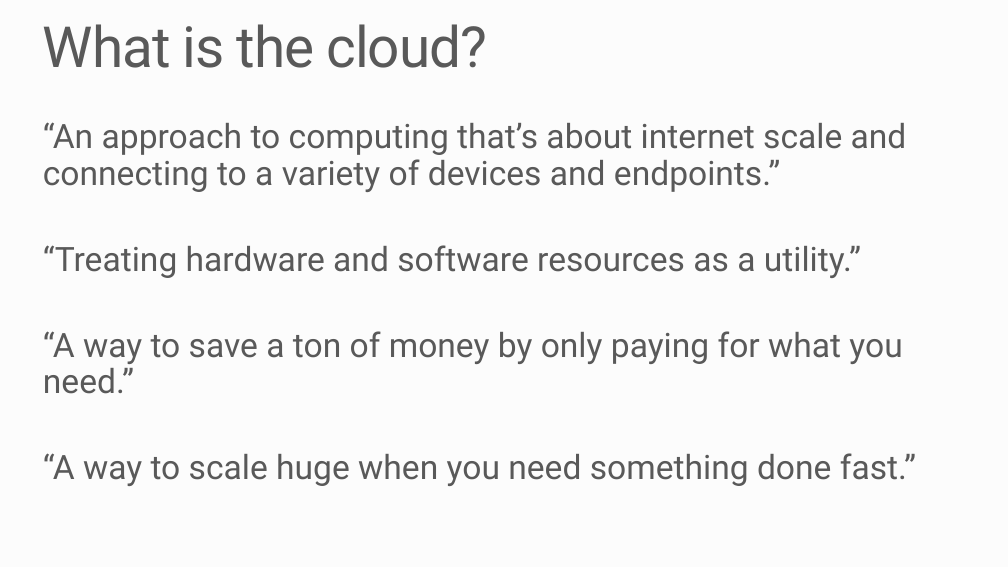
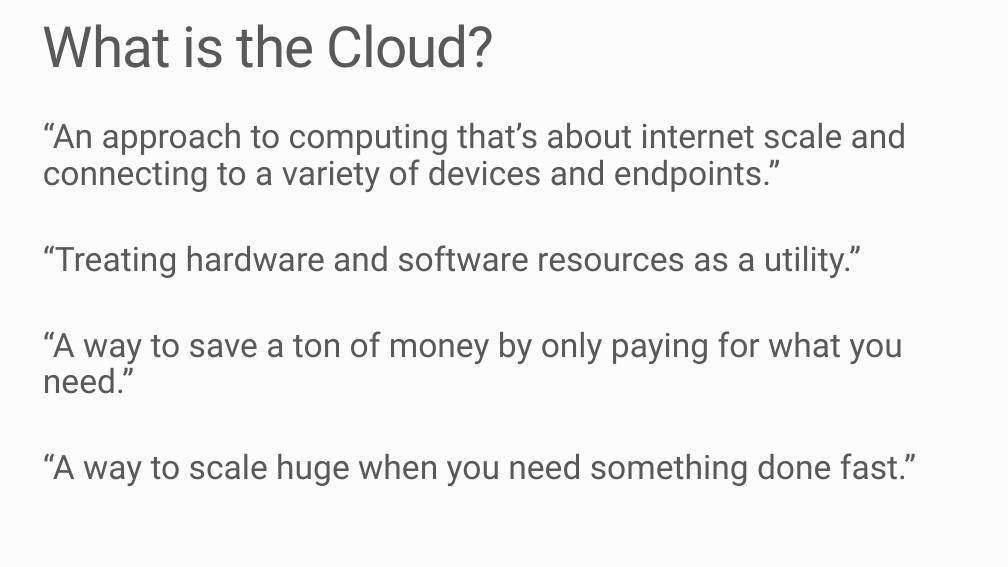
Before and after one commit to MSRConnections/Azure-training-course, a slide deck: slide 3 of Content/Introduction/Azure Overview.pptx. Drawn at 1008x567 pixels with LibreOffice and Linux fonts; fonts in the diff are those of the drawing; background and template pictures are left out. Boxes give left, top, right and bottom in pixels: in the first picture for what was removed or moved away, otherwise in the second. Text is boxed around its words. In the diff, an @@ line names an element or a change of style, - is before the commit and + after.

```diff
--- a/Content/Introduction/Azure Overview.pptx
+++ b/Content/Introduction/Azure Overview.pptx
@@ title at (43, 24, 494, 68): text changed @@
-What is the cloud?
+What is the Cloud?
```
Also in this commit, not shown: 7 other slides changed, 1 slide added, 3 slides removed.
